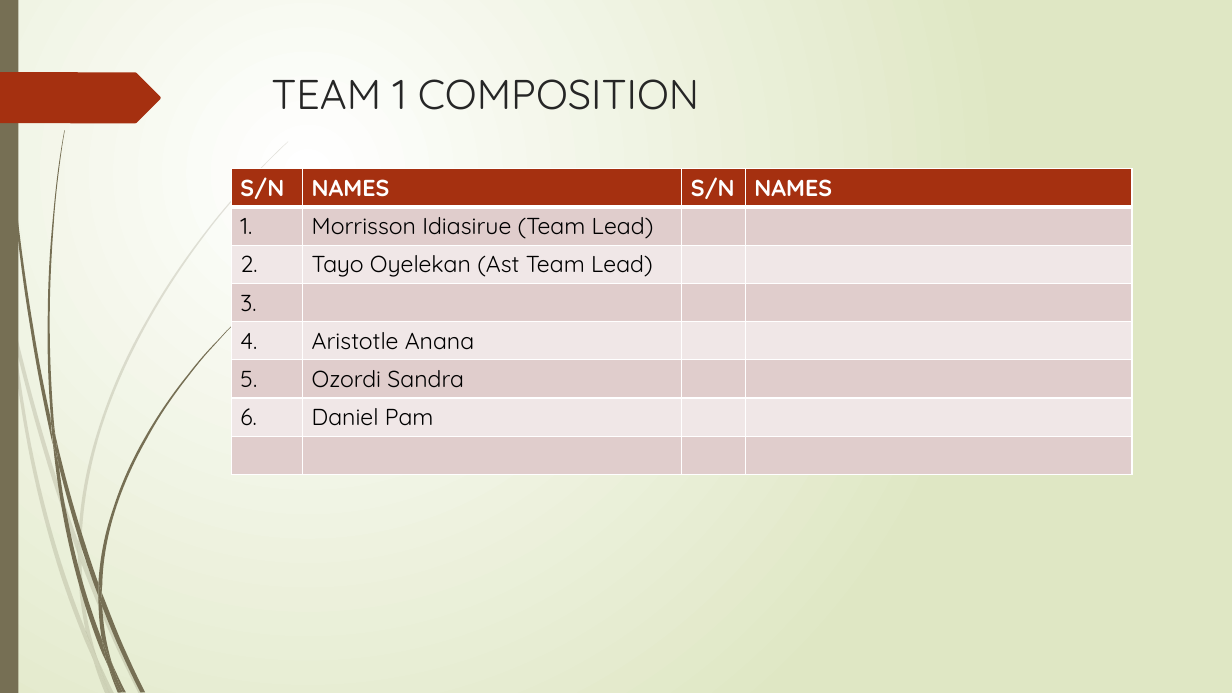
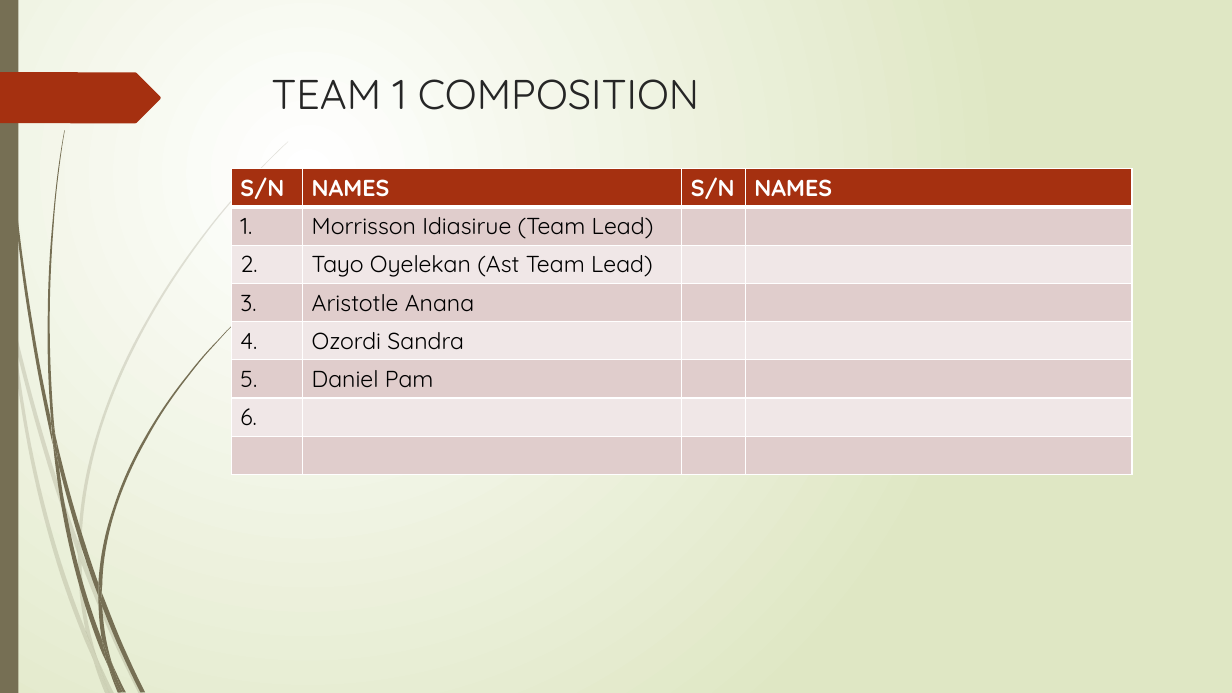
Before and after one commit to IHV-Nigeria/file_and_resources, a slide deck: slide 10 of Documentations/IHVN PROGRAM DASHBOARD.pptx. Drawn at 1232x693 pixels with LibreOffice and Linux fonts; fonts in the diff are those of the drawing. Boxes give left, top, right and bottom in pixels: in the first picture for what was removed or moved away, otherwise in the second. Text is boxed around its words. In the diff, an @@ line names an element or a change of style, - is before the commit and + after.

Commit message:
Updated presentation slides

```diff
--- a/Documentations/IHVN PROGRAM DASHBOARD.pptx
+++ b/Documentations/IHVN PROGRAM DASHBOARD.pptx
@@ table at <box>231,168,1132,468</box> @@
-row 4, column 2: 
+row 4, column 2: Aristotle Anana
-row 5, column 2: Aristotle Anana
+row 5, column 2: Ozordi Sandra
-row 6, column 2: Ozordi Sandra
+row 6, column 2: Daniel Pam
-row 7, column 2: Daniel Pam
+row 7, column 2: 
```
Also in this commit, not shown: 1 other slide changed.
